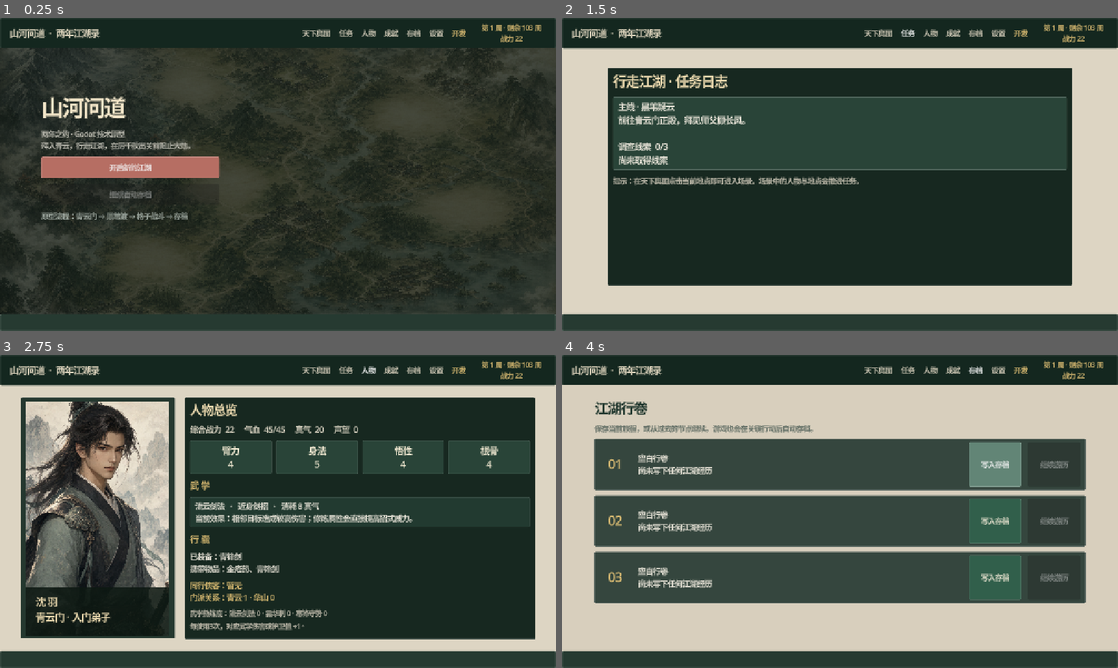
Above: before the commit, frames 1-4 (two rows, left to right).
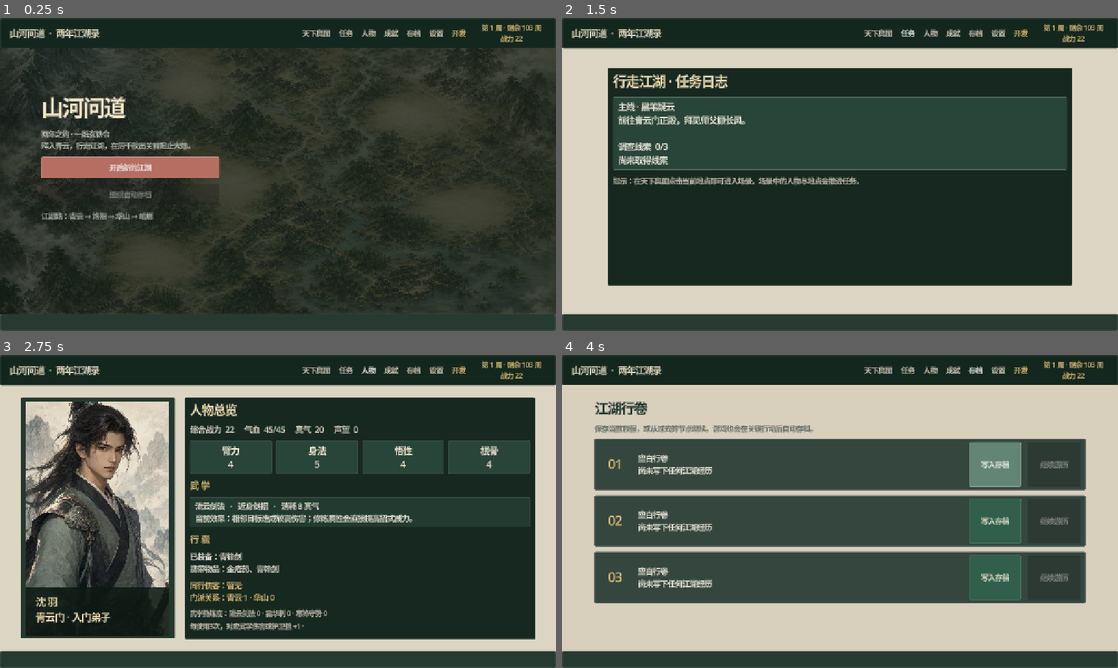
Above: after the commit, the same moments.

Repository: zijiangao/shanhe-wendao
Game: Godot game, scene res://scenes/main.tscn
Two runs of this game, one before a commit and one after it. Both use one fixed random seed, a clock stepped at 60 frames per second and the inputs below.
Inputs:
- Up to frame 1 (0.25 s): no input
- Up to frame 2 (1.5 s): click "天下舆图" at 0.5 s; click "任务" at 1.25 s
- Up to frame 3 (2.75 s): click "人物" at 2 s
- Up to frame 4 (4 s): click "成就" at 2.75 s; click "存档" at 3.5 s

The runs differ from the first frame. In frame 1, 0.6% of the frame differs, in the area x 7-34%, y 35-65%; in frame 2, nothing differs; in frame 3, less than 0.1%; in frame 4, less than 0.1%.

Commit message:
Package Steam demo and store draft

Diff:
--- a/godot/main.gd
+++ b/godot/main.gd
@@ -13,6 +13,7 @@
 const BATTLE_ENGINE := preload("res://scripts/battle/battle_engine.gd")
 const NAVIGATION_RULES := preload("res://scripts/ui/navigation_rules.gd")
 const TUTORIAL_RULES := preload("res://scripts/ui/tutorial_rules.gd")
+const DEMO_POLICY := preload("res://scripts/release/demo_policy.gd")
 
 var screen: String = "menu"
 var previous_screen: String = "menu"
@@ -32,11 +33,25 @@
 var last_defeat_battle: String = ""
 
 func _ready() -> void:
+	if _handle_release_mode_verification():
+		return
 	GameState.state_changed.connect(_on_state_changed)
 	GameState.battle_started.connect(func(): screen = "battle"; _rebuild())
 	SteamService.achievement_unlocked.connect(_on_achievement_unlocked)
 	_build_shell()
 	_show_menu()
+
+func _handle_release_mode_verification() -> bool:
+	var arguments := OS.get_cmdline_user_args()
+	var expected_demo := "--verify-demo-build" in arguments
+	var expected_full := "--verify-full-build" in arguments
+	if not expected_demo and not expected_full:
+		return false
+	var valid := DEMO_POLICY.is_demo_build() if expected_demo else not DEMO_POLICY.is_demo_build()
+	if not valid:
+		push_error("Release mode verification failed.")
+	get_tree().quit(0 if valid else 2)
+	return true
 
 func _unhandled_input(event: InputEvent) -> void:
 	if not event.is_action_pressed("ui_cancel"):
@@ -72,6 +87,8 @@
 
 	var brand := Label.new()
 	brand.text = "  山河问道  ·  两年江湖录"
+	if DEMO_POLICY.is_demo_build():
+		brand.text += "  ·  试玩版"
 	brand.size_flags_horizontal = Control.SIZE_EXPAND_FILL
 	brand.add_theme_font_size_override("font_size", 20)
 	brand.add_theme_color_override("font_color", Color("#eadfc7"))
@@ -144,7 +161,7 @@
 	panel.add_child(title)
 
 	var subtitle := Label.new()
-	subtitle.text = "两年之约 · Godot 技术原型\n拜入青云，行走江湖，在厉千秋出关前阻止大劫。"
+	subtitle.text = "两年之约 · 一纸玄铁令\n拜入青云，行走江湖，在厉千秋出关前阻止大劫。"
 	subtitle.autowrap_mode = TextServer.AUTOWRAP_WORD_SMART
 	subtitle.add_theme_font_size_override("font_size", 16)
 	subtitle.add_theme_color_override("font_color", Color("#c9c7bc"))
@@ -160,7 +177,7 @@
 	panel.add_child(continue_button)
 
 	var hint := Label.new()
-	hint.text = "原型流程：青云门 → 黑苇渡 → 格子战斗 → 存档"
+	hint.text = "试玩章：青云门 → 黑苇渡 → 黑苇寨之战" if DEMO_POLICY.is_demo_build() else "江湖路：青云 → 洛阳 → 华山 → 峨眉"
 	hint.add_theme_color_override("font_color", Color("#aeb8b0"))
 	panel.add_child(hint)
 	_update_status()
@@ -176,6 +193,8 @@
 
 func _rebuild() -> void:
 	SteamService.evaluate_state(GameState.data)
+	if DEMO_POLICY.should_redirect_screen(screen, GameState.data):
+		screen = "demo_complete"
 	match screen:
 		"menu": _show_menu()
 		"map": _show_map()
@@ -192,6 +211,7 @@
 		"battle": _show_battle()
 		"victory": _show_victory()
 		"defeat": _show_defeat()
+		"demo_complete": _show_demo_complete()
 	_update_status()
 	_show_contextual_tutorial()
 	call_deferred("_focus_first_content_control")
@@ -1099,6 +1119,8 @@
 		return "battle"
 	if typeof(GameState.data.get("battle_retry", {})) == TYPE_DICTIONARY and not GameState.data.battle_retry.is_empty():
 		return "defeat"
+	if DEMO_POLICY.is_demo_complete(GameState.data):
+		return "demo_complete"
 	return "map"
 
 func _show_battle() -> void:
@@ -1447,8 +1469,58 @@
 		last_rewards = {"title": "大 捷", "story": "黑苇寨众溃散，渡口重归平静。你从寨主身上搜出一枚玄铁令，厉千秋的阴谋终于露出端倪。", "xp": 22, "silver": 15, "renown": 4, "item": "玄铁令", "turns": battle.turn}
 	GameState.finish_battle(true)
 	GameState.data.quest_stage = "huashan_trial_complete" if battle_id == "huashan_trial" else "return_master"
-	screen = "victory"
+	screen = "demo_complete" if DEMO_POLICY.should_end_after_victory(battle_id) else "victory"
 	return true
+
+func _show_demo_complete() -> void:
+	_clear_content()
+	var art := TextureRect.new()
+	art.texture = MAP_TEXTURE
+	art.expand_mode = TextureRect.EXPAND_IGNORE_SIZE
+	art.stretch_mode = TextureRect.STRETCH_KEEP_ASPECT_COVERED
+	art.set_anchors_and_offsets_preset(Control.PRESET_FULL_RECT)
+	content.add_child(art)
+	var shade := ColorRect.new()
+	shade.color = Color("#08130de8")
+	shade.set_anchors_and_offsets_preset(Control.PRESET_FULL_RECT)
+	content.add_child(shade)
+	var panel := VBoxContainer.new()
+	panel.position = Vector2(310, 42)
+	panel.size = Vector2(660, 500)
+	panel.add_theme_constant_override("separation", 14)
+	content.add_child(panel)
+	var title := Label.new()
+	title.text = "试 玩 章 结 束"
+	title.horizontal_alignment = HORIZONTAL_ALIGNMENT_CENTER
+	title.add_theme_font_size_override("font_size", 42)
+	title.add_theme_color_override("font_color", Color("#f2dfb3"))
+	panel.add_child(title)
+	var summary := Label.new()
+	summary.text = "你已完成《山河问道》试玩版纵向切片。\n\n黑苇寨主败退，玄铁令却将线索指向洛阳官府。完整版中，沈羽将走访洛阳、华山与峨眉，结识同伴，选择侠义、谋略或威势之路。"
+	summary.autowrap_mode = TextServer.AUTOWRAP_WORD_SMART
+	summary.horizontal_alignment = HORIZONTAL_ALIGNMENT_CENTER
+	summary.add_theme_font_size_override("font_size", 18)
+	summary.add_theme_color_override("font_color", Color("#eee5d3"))
+	summary.add_theme_stylebox_override("normal", _box(Color("#17382eee")))
+	panel.add_child(summary)
+	var stats := Label.new()
+	stats.text = "试玩记录\n江湖周数  %d    声望  %d    调查线索  %d/3\n已解锁成就  %d/%d" % [GameState.data.week, GameState.data.renown, GameState.data.investigations.size(), SteamService.unlocked_count(), SteamService.definitions.size()]
+	stats.horizontal_alignment = HORIZONTAL_ALIGNMENT_CENTER
+	stats.add_theme_font_size_override("font_size", 18)
+	stats.add_theme_color_override("font_color", Color("#dfbf74"))
+	panel.add_child(stats)
+	var note := Label.new()
+	note.text = "感谢试玩。Steam 商店页上线后，可将完整版加入愿望单。试玩存档可在完整版中继续。"
+	note.autowrap_mode = TextServer.AUTOWRAP_WORD_SMART
+	note.horizontal_alignment = HORIZONTAL_ALIGNMENT_CENTER
+	note.add_theme_color_override("font_color", Color("#c9c7bc"))
+	panel.add_child(note)
+	var achievements := _action_button("查看已解锁成就", Color("#315746"))
+	achievements.pressed.connect(func(): screen = "achievements"; _rebuild())
+	panel.add_child(achievements)
+	var menu := _action_button("返回主菜单", Color("#806c4f"))
+	menu.pressed.connect(_show_menu)
+	panel.add_child(menu)
 
 func _mode_name(mode: String) -> String:
 	return {"move": "移动", "attack": "普通攻击", "skill": "流云剑法", "inspect": "查看战场"}.get(mode, mode)
--- /dev/null
+++ b/godot/scripts/release/demo_policy.gd
@@ -0,0 +1,19 @@
+class_name DemoPolicy
+extends RefCounted
+
+const FEATURE_NAME := "demo"
+const PLAYABLE_SCREENS := ["map", "location", "dialogue", "choice", "palace", "battle", "victory"]
+
+static func is_demo_build() -> bool:
+	return OS.has_feature(FEATURE_NAME)
+
+static func should_end_after_victory(battle_id: String, demo_build: bool = is_demo_build()) -> bool:
+	return demo_build and battle_id == "blackreed"
+
+static func is_demo_complete(state: Dictionary, demo_build: bool = is_demo_build()) -> bool:
+	if not demo_build:
+		return false
+	return "villain_revealed" in state.get("flags", []) or str(state.get("quest_stage", "meet_master")) in ["return_master", "chapter_complete", "luoyang_investigate", "chapter2_complete", "huashan_meet_companion", "huashan_trial", "huashan_trial_complete", "chapter3_complete", "emei_meet_su", "emei_investigate", "emei_trial"]
+
+static func should_redirect_screen(screen: String, state: Dictionary, demo_build: bool = is_demo_build()) -> bool:
+	return screen in PLAYABLE_SCREENS and is_demo_complete(state, demo_build)
--- /dev/null
+++ b/godot/tests/test_demo_policy.gd
@@ -0,0 +1,18 @@
+extends SceneTree
+
+const POLICY := preload("res://scripts/release/demo_policy.gd")
+
+func _initialize() -> void:
+	var fresh := {"quest_stage": "meet_master", "flags": []}
+	assert(not POLICY.is_demo_complete(fresh, true), "A fresh demo save should remain playable.")
+	assert(POLICY.should_end_after_victory("blackreed", true), "The Blackreed victory is the intended demo boundary.")
+	assert(not POLICY.should_end_after_victory("huashan_trial", true), "Later full-game battles must not define the demo boundary.")
+	assert(not POLICY.should_end_after_victory("blackreed", false), "The full build must never apply the demo cutoff.")
+	var completed := {"quest_stage": "return_master", "flags": ["villain_revealed"]}
+	assert(POLICY.is_demo_complete(completed, true), "A completed demo save should be recognized after restart.")
+	assert(POLICY.should_redirect_screen("map", completed, true), "Completed demo saves must not enter full-game locations.")
+	assert(not POLICY.should_redirect_screen("achievements", completed, true), "Completed demo players should still be able to inspect achievements.")
+	assert(not POLICY.is_demo_complete(completed, false), "The same save must continue normally in the full build.")
+
+	print("DemoPolicy tests passed.")
+	quit()
Not shown, changed: godot/export_presets.cfg
Not shown, added: godot/scripts/release/demo_policy.gd.uid
Not shown, added: godot/tests/test_demo_policy.gd.uid
Not shown, changed: godot/BUILDING.md
Not shown, added: godot/STORE_PAGE_DRAFT.md
Not shown, added: steamworks/scripts/app_build_demo.vdf.example
Not shown, added: steamworks/scripts/depot_build_windows_demo.vdf.example
